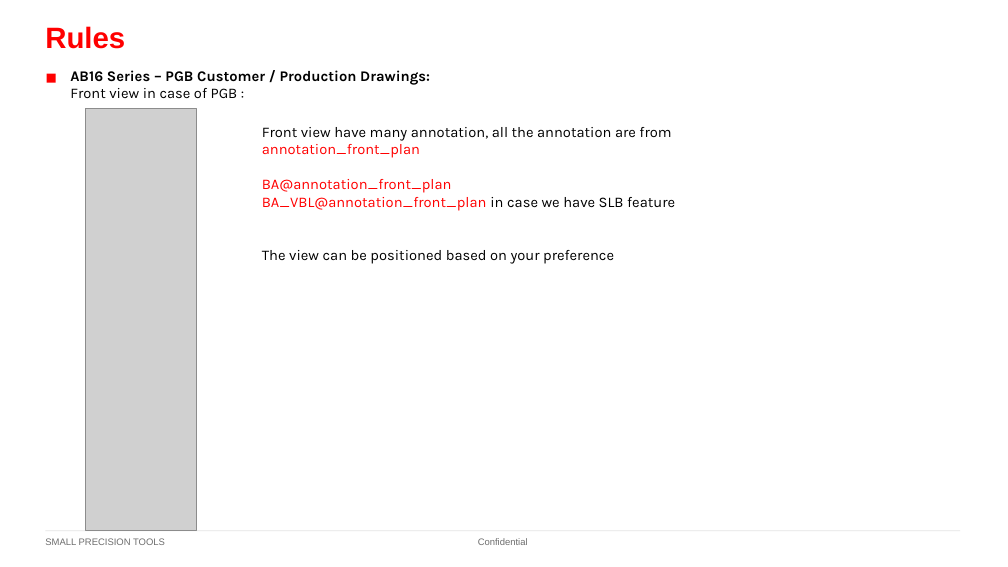
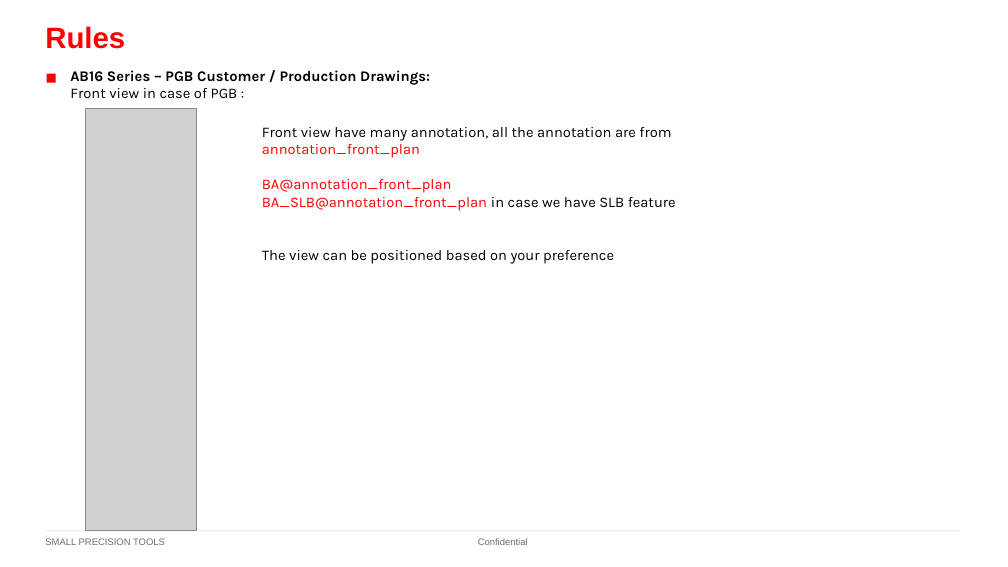
Before and after one commit to yassinekarroukuxvc/WAD.Runner, a slide deck: slide 6 of Resources/Templates/AB16/AB16_REL_Rev1_08112026.pptx. Drawn at 1008x567 pixels with LibreOffice and Linux fonts; fonts in the diff are those of the drawing; grey boxes stand for pictures. Boxes give left, top, right and bottom in pixels: in the first picture for what was removed or moved away, otherwise in the second. Text is boxed around its words. In the diff, an @@ line names an element or a change of style, - is before the commit and + after.

```diff
--- a/Resources/Templates/AB16/AB16_REL_Rev1_08112026.pptx
+++ b/Resources/Templates/AB16/AB16_REL_Rev1_08112026.pptx
@@ text at [262,127,676,264]: text changed @@
-Front view have many annotation, all the annotation are from
-annotation_front_plan
-BA@annotation_front_plan
-BA_VBL@annotation_front_plan in case we have SLB feature
-The view can be positioned based on your preference
+Front view have many annotation, all the annotation are from
+annotation_front_plan
+BA@annotation_front_plan
+BA_SLB@annotation_front_plan in case we have SLB feature
+The view can be positioned based on your preference
```
Also in this commit, not shown: 41 other files.
